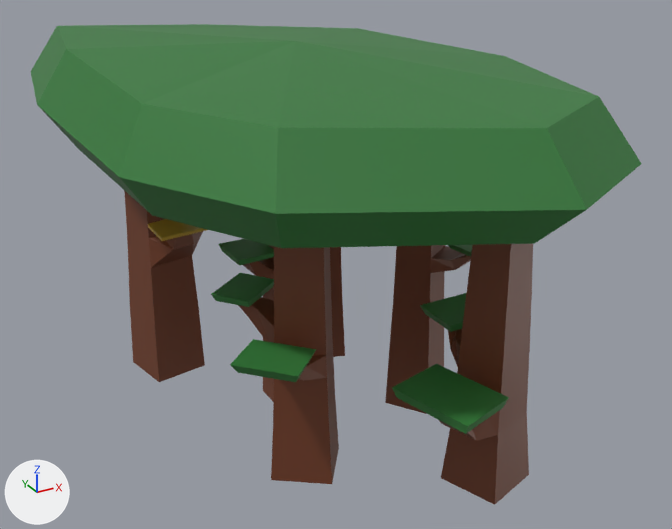
Two versions of the Blender file Blender/forest.blend, one commit apart.
Before and after are seen from a 50 mm lens placed at (-22.5, -41.7, 30.0), pointed at (0.5, 0.0, 9.1). Arrows for +X, +Y and +Z are at lower left; the lights stay in place.
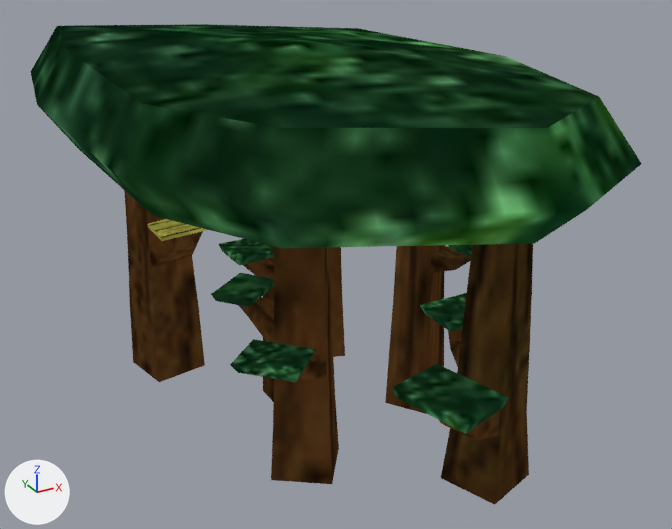
Changed parts and their boxes [x1, y1, x2, y2] in the pictures (672 x 529 px):
'Plane', surface changed
    both: [31, 24, 642, 505]

What changed in the scene script:
```text
Add img_planks_png:
    img_planks_png = load_image('planks.png', '../Assets/Textures/planks.png', 64, 64, 'sRGB')
Add img_leaves_png:
    img_leaves_png = load_image('leaves.png', '../Assets/Textures/leaves.png', 64, 64, 'sRGB')
Add img_wood_png:
    img_wood_png = load_image('wood.png', '../Assets/Textures/wood.png', 64, 64, 'sRGB')
Change mat_wood:
    remove n0 = _N.new('ShaderNodeBsdfPrincipled'); n0.name = 'Principled BSDF'
    remove n0.distribution = 'GGX'
    remove n0.subsurface_method = 'BURLEY'
    remove n0.inputs[0].default_value = (0.168, 0.0464, 0.0182, 1.0)  # 'Base Color', brown #723d25
    where n1 = _N.new('ShaderNodeOutputMaterial'); n1.name = 'Material Output'
    remove _L.new(n0.outputs[0], n1.inputs[0])  # 'BSDF' to 'Surface'
    add n2 = _N.new('ShaderNodeTexImage'); n2.name = 'Image Texture'
    add n2.image = img_wood_png
    add _L.new(n2.outputs[0], n1.inputs[0])  # 'Color' to 'Surface'
Change mat_leaves:
    where n0 = _N.new('ShaderNodeOutputMaterial'); n0.name = 'Material Output'
    remove n1 = _N.new('ShaderNodeBsdfPrincipled'); n1.name = 'Principled BSDF'
    remove n1.distribution = 'GGX'
    remove n1.subsurface_method = 'BURLEY'
    remove n1.inputs[0].default_value = (0.0349, 0.204, 0.0429, 1.0)  # 'Base Color', green #347d3a
    remove _L.new(n1.outputs[0], n0.inputs[0])  # 'BSDF' to 'Surface'
    add n2 = _N.new('ShaderNodeTexImage'); n2.name = 'Image Texture'
    add n2.image = img_leaves_png
    add _L.new(n2.outputs[0], n0.inputs[0])  # 'Color' to 'Surface'
Change mat_planks:
    remove n0 = _N.new('ShaderNodeBsdfPrincipled'); n0.name = 'Principled BSDF'
    remove n0.distribution = 'GGX'
    remove n0.subsurface_method = 'BURLEY'
    remove n0.inputs[0].default_value = (0.465, 0.292, 0.0245, 1.0)  # 'Base Color', yellow #b6932b
    where n1 = _N.new('ShaderNodeOutputMaterial'); n1.name = 'Material Output'
    remove _L.new(n0.outputs[0], n1.inputs[0])  # 'BSDF' to 'Surface'
    add n2 = _N.new('ShaderNodeTexImage'); n2.name = 'Image Texture'
    add n2.image = img_planks_png
    add _L.new(n2.outputs[0], n1.inputs[0])  # 'Color' to 'Surface'
Change me_plane:
    where me_plane.from_pydata(...)  # 349 vertices, 353 faces; spans x -13.1..13.4, y -14.8..15.9, z -1.6..21.1
    used by ob_plane; location = (0.0, 0.0, 0.0)
    me_plane part 1: texture (UV) coordinates of 353 of 353 faces, centred in x -11.8..11.2, y -12.2..14.5, z 0.5..21.1, changed; they spanned u 0.0..1.0, v 0.0..1.0 and now span u -0.03..1.0, v 0.0..1.0
```
